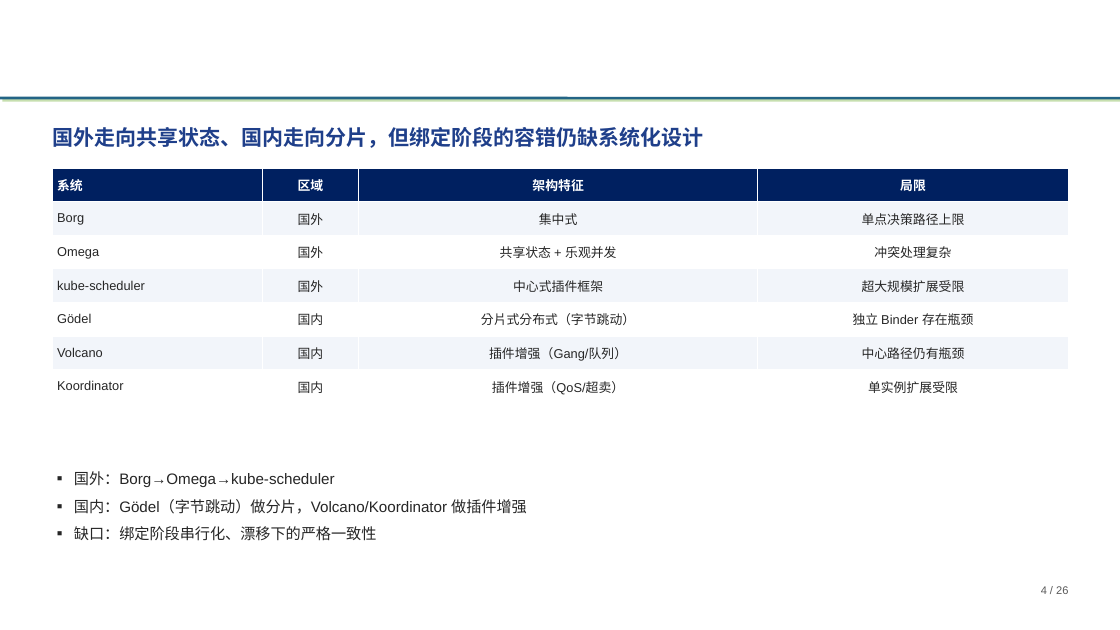
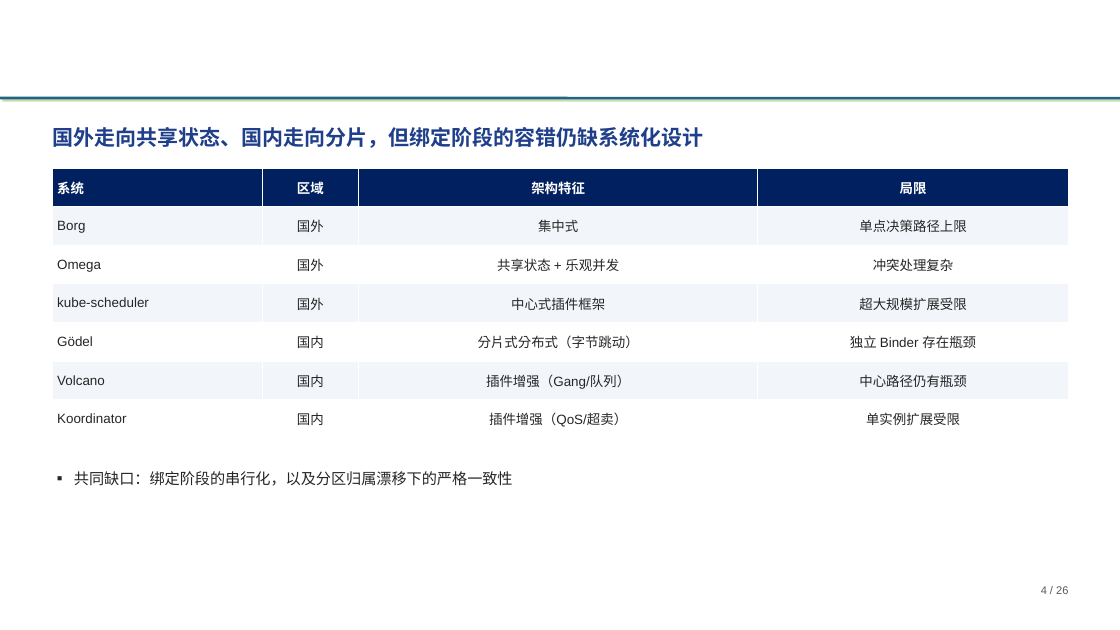
Before and after one commit to tengfei86/godel-scheduler, a slide deck: slide 4 of docs/thesis/defense/基于etcd的分布式Kubernetes调度器研究与实现-高铜.pptx. Drawn at 1120x630 pixels with LibreOffice and Linux fonts; fonts in the diff are those of the drawing; background and template pictures are left out. Boxes give left, top, right and bottom in pixels: in the first picture for what was removed or moved away, otherwise in the second. Text is boxed around its words. In the diff, an @@ line names an element or a change of style, - is before the commit and + after.

```diff
--- a/docs/thesis/defense/基于etcd的分布式Kubernetes调度器研究与实现-高铜.pptx
+++ b/docs/thesis/defense/基于etcd的分布式Kubernetes调度器研究与实现-高铜.pptx
@@ table at (52,168,1069,439) @@
@@ size 11 to 11.5 pt @@
@@ text at (74,471,513,486): text changed @@
-▪ 国外：Borg→Omega→kube-scheduler
-▪ 国内：Gödel（字节跳动）做分片，Volcano/Koordinator 做插件增强
-▪ 缺口：绑定阶段串行化、漂移下的严格一致性
+▪ 共同缺口：绑定阶段的串行化，以及分区归属漂移下的严格一致性
```
Also in this commit, not shown: 2 other files.
